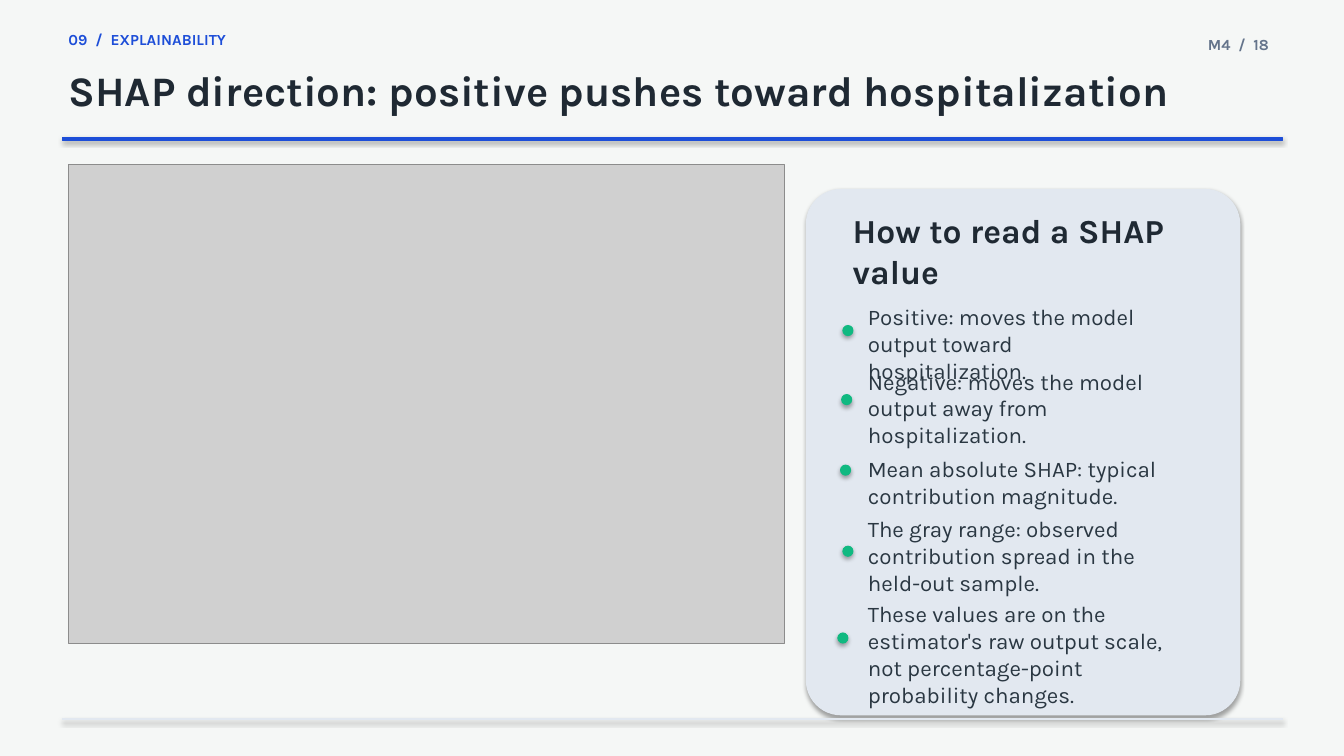
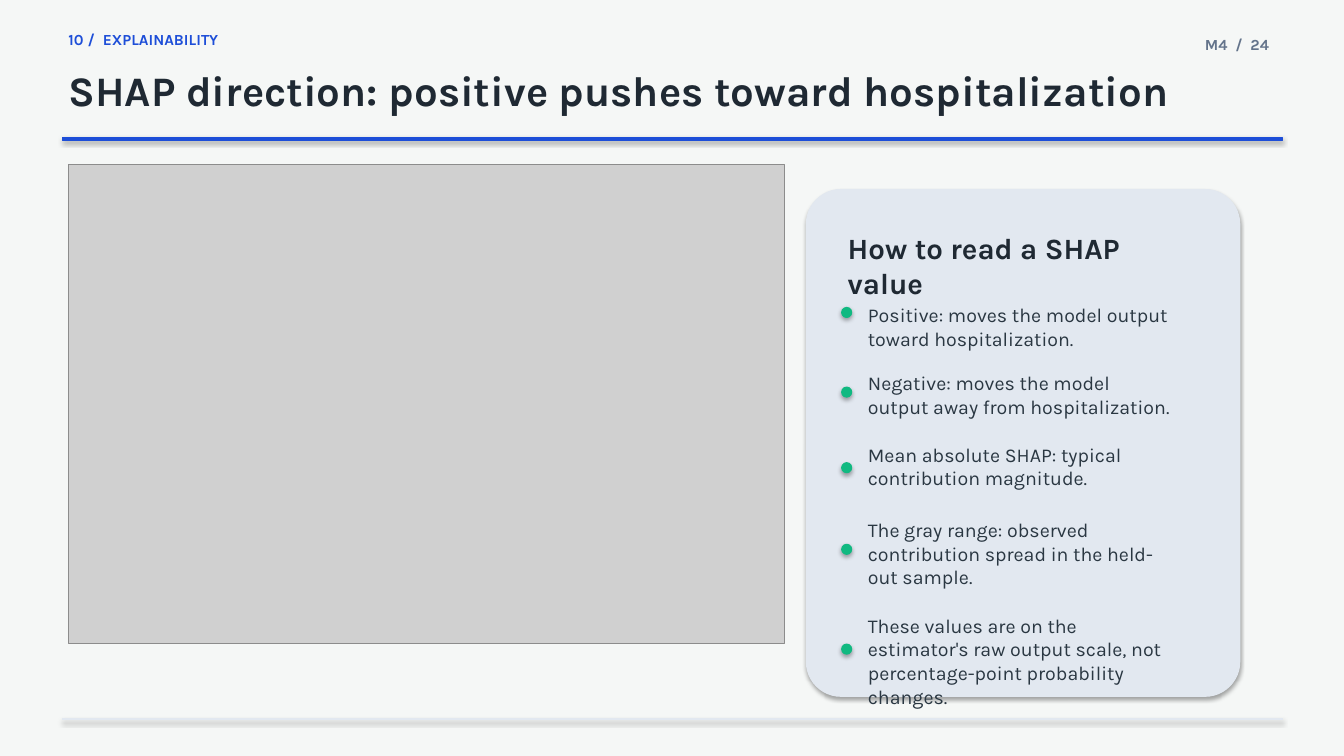
Before and after one commit to waziz786/MedML-toolbox, a slide deck: slide 24 of presentations/pptx/04_M4_Hospitalization_Analysis_Current_Evidence.pptx (slide 18 before the commit). Drawn at 1344x756 pixels with LibreOffice and Linux fonts; fonts in the diff are those of the drawing; grey boxes stand for pictures. Boxes give left, top, right and bottom in pixels: in the first picture for what was removed or moved away, otherwise in the second. Text is boxed around its words. In the diff, an @@ line names an element or a change of style, - is before the commit and + after.

```diff
--- a/presentations/pptx/04_M4_Hospitalization_Analysis_Current_Evidence.pptx
+++ b/presentations/pptx/04_M4_Hospitalization_Analysis_Current_Evidence.pptx
@@ text at box(68, 35, 218, 45): text changed @@
-09 / EXPLAINABILITY
+10 / EXPLAINABILITY
@@ text at box(1205, 40, 1268, 50): text changed @@
-M4 / 18
+M4 / 24
@@ rounded rectangle: place and size @@
-rounded rectangle at box(807, 190, 1240, 715)
+rounded rectangle at box(807, 190, 1240, 697)
@@ text "How to read a SHAP ...": place and size @@
-text "How to read a SHAP ..." at box(853, 220, 1164, 285)
+text "How to read a SHAP ..." at box(848, 239, 1120, 295)
@@ text "How to read a SHAP ..." at box(848, 239, 1120, 295): size 24 to 21 pt @@
@@ ellipse: place and size @@
-ellipse at box(843, 326, 853, 336)
+ellipse at box(842, 308, 852, 318)
@@ ellipse: place and size @@
-ellipse at box(842, 394, 852, 404)
+ellipse at box(842, 387, 852, 397)
@@ text "Mean absolute SHAP: typical contribution ...": place and size @@
-text "Mean absolute SHAP: typical contribution ..." at box(868, 461, 1157, 510)
+text "Mean absolute SHAP: typical contribution ..." at box(868, 448, 1121, 490)
@@ size 16 to 14 pt in 5 elements at box(868, 308, 1168, 351), box(868, 448, 1121, 490), box(868, 376, 1169, 419), box(868, 523, 1153, 589), box(868, 619, 1161, 709) @@
@@ text "These values are on the ...": place and size @@
-text "These values are on the ..." at box(868, 606, 1162, 709)
+text "These values are on the ..." at box(868, 619, 1161, 709)
@@ ellipse: place and size @@
-ellipse at box(838, 633, 848, 643)
+ellipse at box(842, 644, 852, 654)
```
Also in this commit, not shown: 18 other slides changed, 12 slides added, 23 other files.
